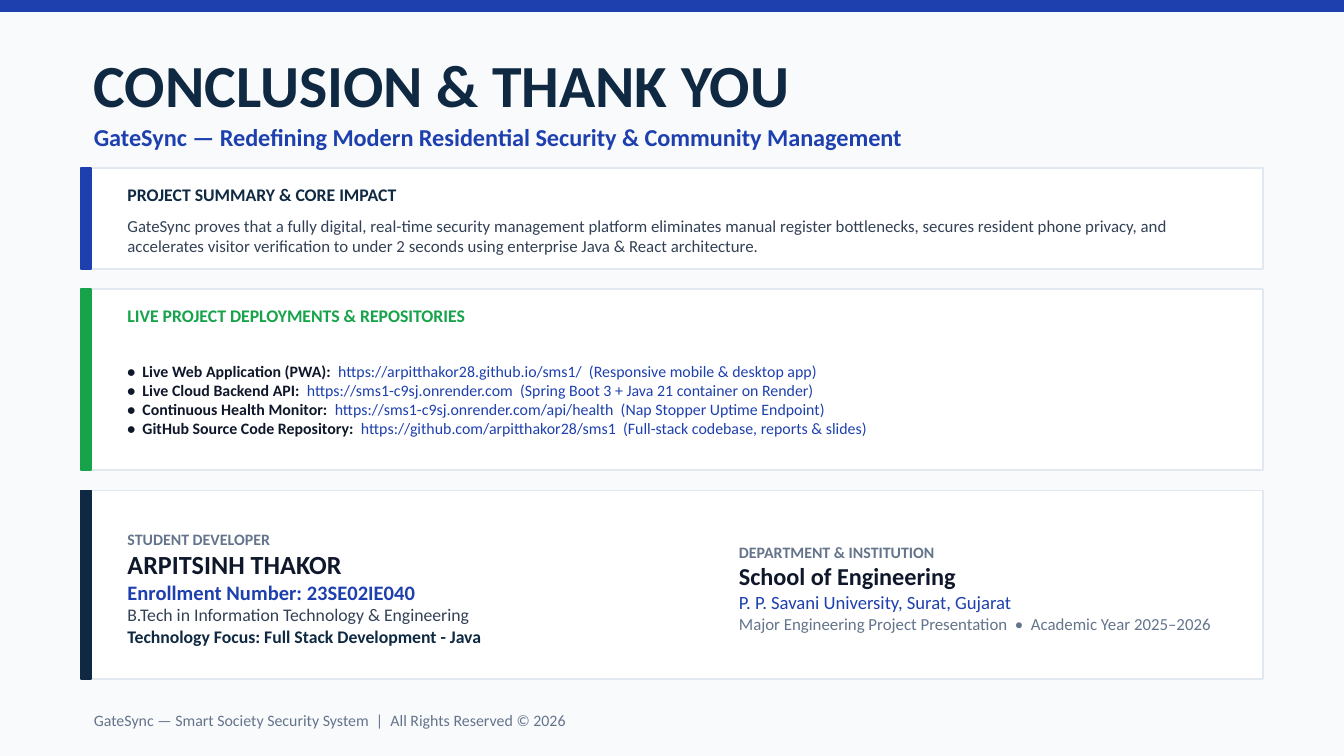
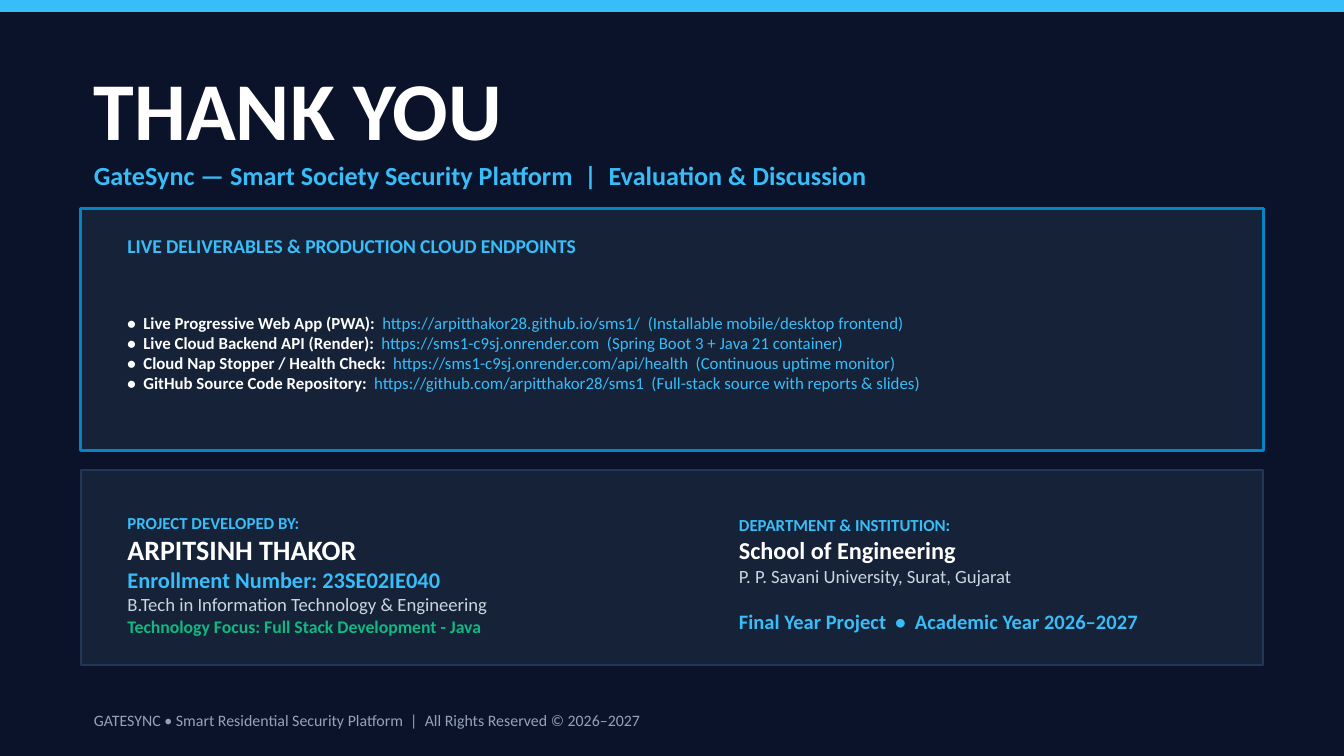
Before and after one commit to arpitthakor28/sms1, a slide deck: slide 12 of GateSync_Project_Presentation.pptx. Drawn at 1344x756 pixels with LibreOffice and Linux fonts; fonts in the diff are those of the drawing. Boxes give left, top, right and bottom in pixels: in the first picture for what was removed or moved away, otherwise in the second. Text is boxed around its words. In the diff, an @@ line names an element or a change of style, - is before the commit and + after.

Commit message:
Update presentation: restore second PPT context with Final Year Project, AY 2026-2027, School of Engineering, and Full Stack Dev - Java

```diff
--- a/GateSync_Project_Presentation.pptx
+++ b/GateSync_Project_Presentation.pptx
@@ background #F8FAFC to #0B132B @@
@@ rectangle at <box>0,0,1344,11</box>: fill #1E40AF to #38BDF8; outline #1E40AF 1 pt to #38BDF8 1 pt @@
@@ text at <box>94,86,502,141</box>: text changed; size 32 to 44 pt; text colour #0F2942 to #FFFFFF @@
-CONCLUSION & THANK YOU
+THANK YOU
@@ rectangle removed at <box>81,168,91,269</box> @@
@@ text at <box>94,166,867,189</box>: text changed; size 13 to 14 pt; text colour #1E40AF to #38BDF8 @@
-GateSync — Redefining Modern Residential Security & Community Management
+GateSync — Smart Society Security Platform | Evaluation & Discussion
@@ rectangle: place and size @@
-rectangle at <box>81,168,1263,269</box>
+rectangle at <box>81,208,1263,450</box>
@@ rectangle at <box>81,208,1263,450</box>: fill #FFFFFF to #162238; outline #E2E8F0 1 pt to #0284C7 1.5 pt @@
@@ text removed at <box>127,189,396,201</box> @@
-PROJECT SUMMARY & CORE IMPACT
@@ text removed at <box>127,220,1167,255</box> @@
-GateSync proves that a fully digital, real-time security management platform eliminates manual register bottlenecks, secures resident phone privacy, and accelerates visitor verification to under 2 seconds using enterprise Java & React architecture.
@@ text added at <box>127,240,576,253</box>, 10.5 pt, text #38BDF8, bold @@
+LIVE DELIVERABLES & PRODUCTION CLOUD ENDPOINTS
@@ rectangle removed at <box>81,289,1263,470</box> @@
@@ rectangle removed at <box>81,289,91,470</box> @@
@@ text removed at <box>127,310,465,322</box> @@
-LIVE PROJECT DEPLOYMENTS & REPOSITORIES
@@ text at <box>143,316,919,392</box>: text changed; size 8.5 to 9 pt; text colour #1E40AF to #38BDF8 @@
-• Live Web Application (PWA): https://arpitthakor28.github.io/sms1/ (Responsive mobile & desktop app)
-• Live Cloud Backend API: https://sms1-c9sj.onrender.com (Spring Boot 3 + Java 21 container on Render)
-• Continuous Health Monitor: https://sms1-c9sj.onrender.com/api/health (Nap Stopper Uptime Endpoint)
-• GitHub Source Code Repository: https://github.com/arpitthakor28/sms1 (Full-stack codebase, reports & slides)
+• Live Progressive Web App (PWA): https://arpitthakor28.github.io/sms1/ (Installable mobile/desktop frontend)
+• Live Cloud Backend API (Render): https://sms1-c9sj.onrender.com (Spring Boot 3 + Java 21 container)
+• Cloud Nap Stopper / Health Check: https://sms1-c9sj.onrender.com/api/health (Continuous uptime monitor)
+• GitHub Source Code Repository: https://github.com/arpitthakor28/sms1 (Full-stack source with reports & slides)
@@ rectangle: place and size @@
-rectangle at <box>81,491,1263,679</box>
+rectangle at <box>81,470,1263,665</box>
@@ rectangle at <box>81,470,1263,665</box>: fill #FFFFFF to #162238; outline #E2E8F0 1 pt to #243656 1 pt @@
@@ rectangle removed at <box>81,491,91,679</box> @@
@@ text at <box>127,518,486,614</box>: text changed; size 9.5 to 10 pt; text colour #334155 to #38BDF8 @@
-STUDENT DEVELOPER
-ARPITSINH THAKOR
-Enrollment Number: 23SE02IE040
-B.Tech in Information Technology & Engineering
-Technology Focus: Full Stack Development - Java
+PROJECT DEVELOPED BY:
+ARPITSINH THAKOR
+Enrollment Number: 23SE02IE040
+B.Tech in Information Technology & Engineering
+Technology Focus: Full Stack Development - Java
@@ text at <box>739,520,1138,633</box>: text changed; size 9 to 11 pt; text colour #64748B to #38BDF8; bold on @@
-DEPARTMENT & INSTITUTION
-School of Engineering
-P. P. Savani University, Surat, Gujarat
-Major Engineering Project Presentation • Academic Year 2025–2026
+DEPARTMENT & INSTITUTION:
+School of Engineering
+P. P. Savani University, Surat, Gujarat
+Final Year Project • Academic Year 2026–2027
@@ text at <box>94,715,640,729</box>: text changed; text colour #64748B to #94A3B8 @@
-GateSync — Smart Society Security System | All Rights Reserved © 2026
+GATESYNC • Smart Residential Security Platform | All Rights Reserved © 2026–2027
```
Also in this commit, not shown: 3 other slides changed, 8 slides added, 8 slides removed, 7 other files.
